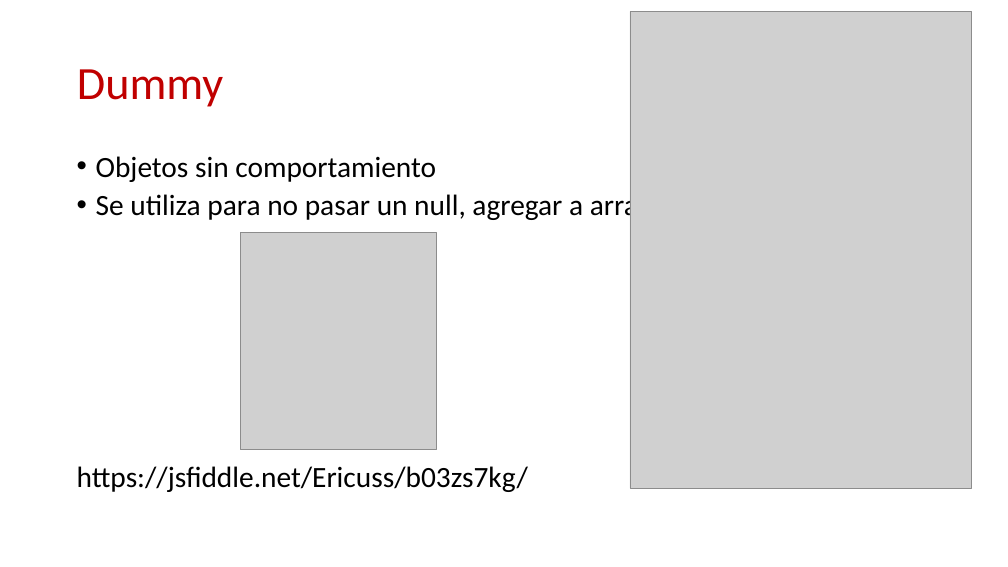
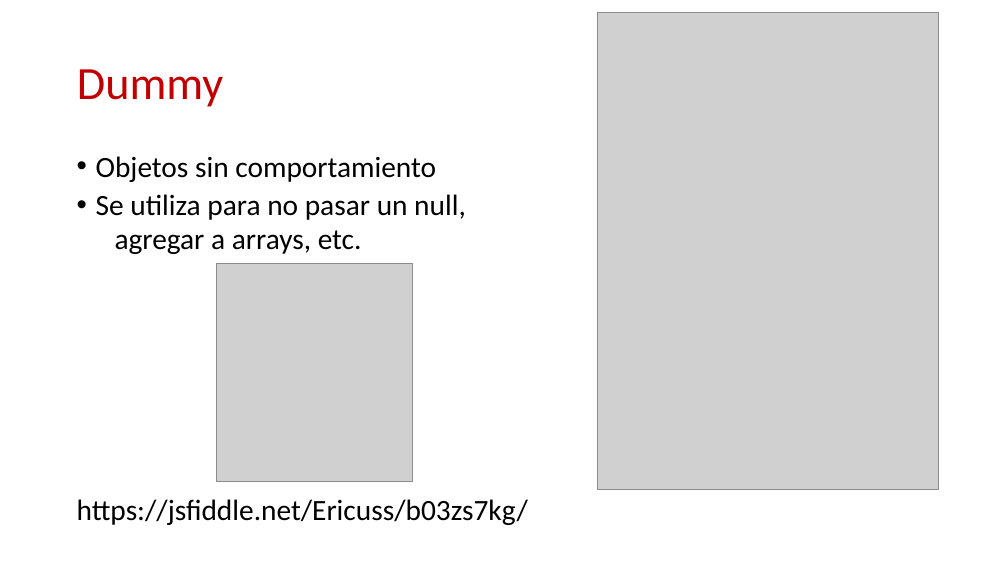
Before and after one commit to ericuss/TDD-Miercolex-Tokiota, a slide deck: slide 6 of Documentacion/jasmine.pptx (slide 4 before the commit). Drawn at 1008x567 pixels with LibreOffice and Linux fonts; fonts in the diff are those of the drawing; grey boxes stand for pictures; background and template pictures are left out. Boxes give left, top, right and bottom in pixels: in the first picture for what was removed or moved away, otherwise in the second. Text is boxed around its words. In the diff, an @@ line names an element or a change of style, - is before the commit and + after.

```diff
--- a/Documentacion/jasmine.pptx
+++ b/Documentacion/jasmine.pptx
@@ picture: place and size @@
-picture at (630, 11, 972, 488)
+picture at (597, 12, 939, 488)
@@ text at (96, 194, 466, 254): text changed @@
-• Se utiliza para no pasar un null, agregar a arrays, etc.
+• Se utiliza para no pasar un null,
+  agregar a arrays, etc.
@@ picture: place and size @@
-picture at (240, 232, 436, 450)
+picture at (216, 264, 412, 482)
```
Also in this commit, not shown: 6 other slides changed, 4 slides added, 2 other files.
